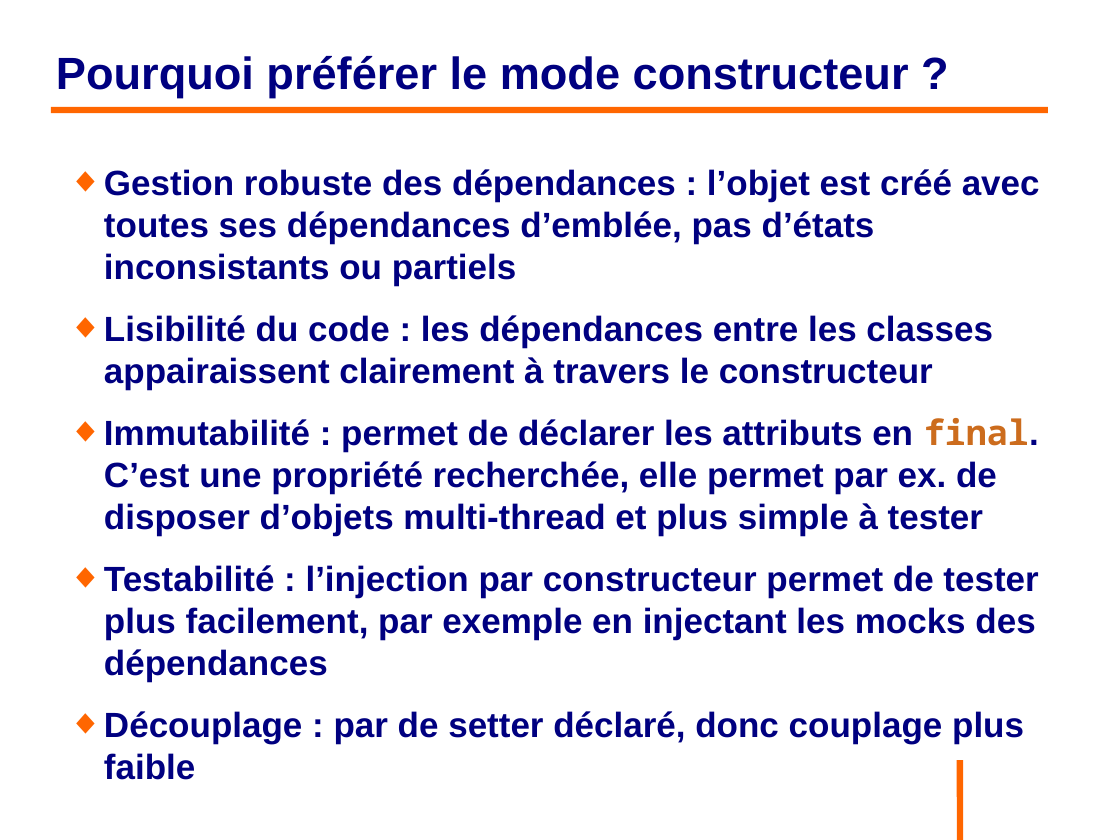
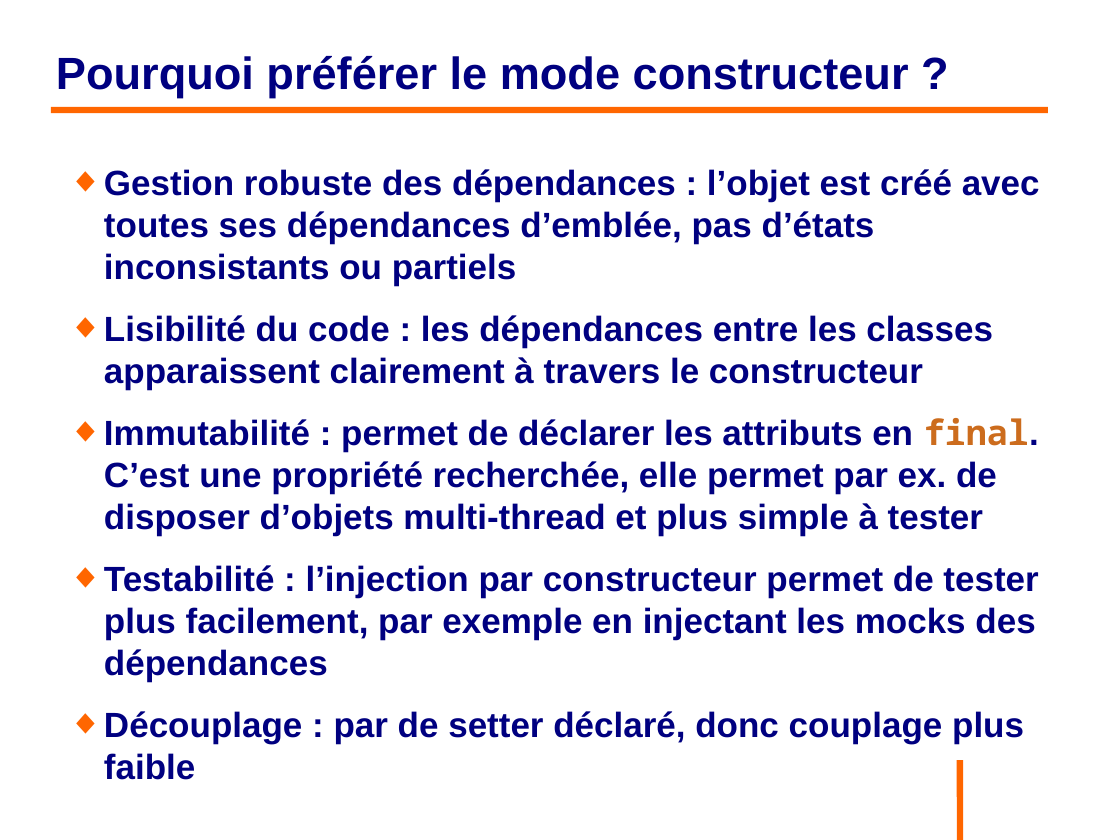
Before and after one commit to philphils/formation-spring, a slide deck: slide 97 of Documentation/diapo_formation_spring.odp (slide 94 before the commit). Drawn at 1120x840 pixels with LibreOffice and Linux fonts; fonts in the diff are those of the drawing; background and template pictures are left out. Boxes give left, top, right and bottom in pixels: in the first picture for what was removed or moved away, otherwise in the second. Text is boxed around its words. In the diff, an @@ line names an element or a change of style, - is before the commit and + after.

```diff
--- a/Documentation/diapo_formation_spring.odp
+++ b/Documentation/diapo_formation_spring.odp
@@ text at (x1=104, y1=315, x2=993, y2=389): text changed @@
-◆ Lisibilité du code : les dépendances entre les classes appairaissent clairement à travers le constructeur
+◆ Lisibilité du code : les dépendances entre les classes apparaissent clairement à travers le constructeur
```
Also in this commit, not shown: 3 other slides changed, 8 slides added, 1 slide removed.
